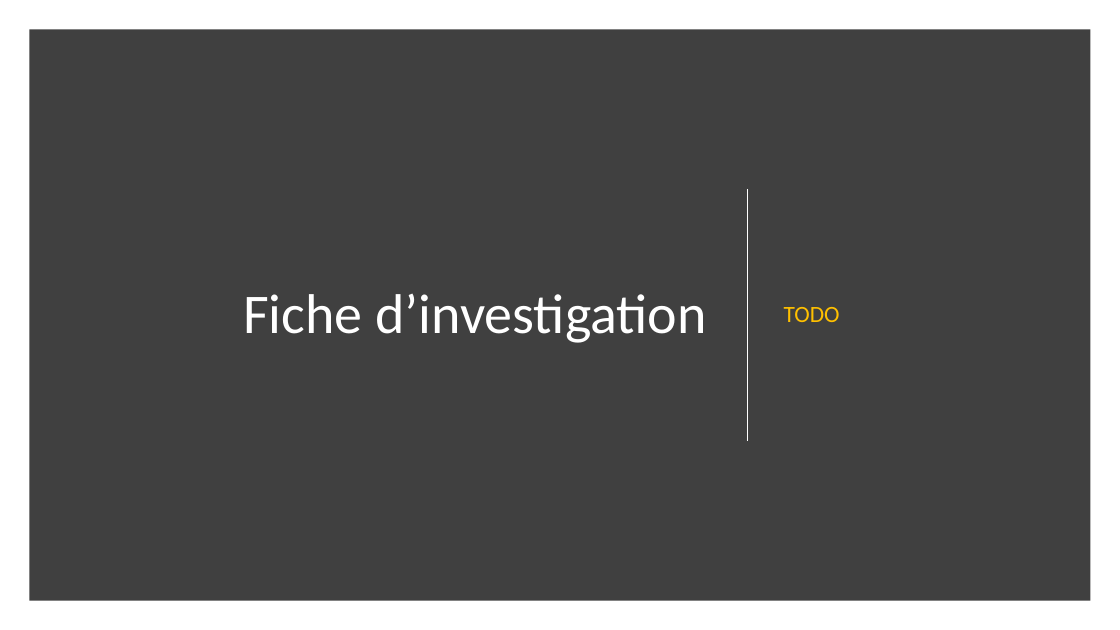
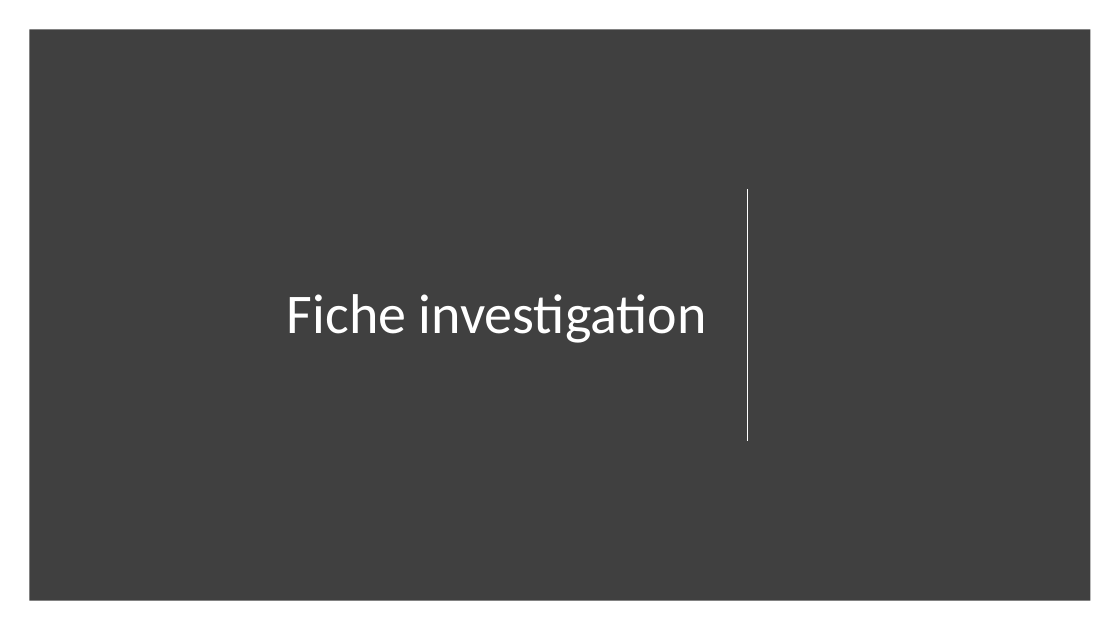
Before and after one commit to Dakusy/P11_PetitsPlats, a slide deck: slide 5 of P7.pptx. Drawn at 1120x630 pixels with LibreOffice and Linux fonts; fonts in the diff are those of the drawing. Boxes give left, top, right and bottom in pixels: in the first picture for what was removed or moved away, otherwise in the second. Text is boxed around its words. In the diff, an @@ line names an element or a change of style, - is before the commit and + after.

```diff
--- a/P7.pptx
+++ b/P7.pptx
@@ title at <box>287,294,707,343</box>: text changed @@
-Fiche d’investigation
+Fiche investigation
@@ text removed at <box>784,307,840,322</box> @@
-TODO
```
Also in this commit, not shown: 2 other slides changed, 5 other files.
